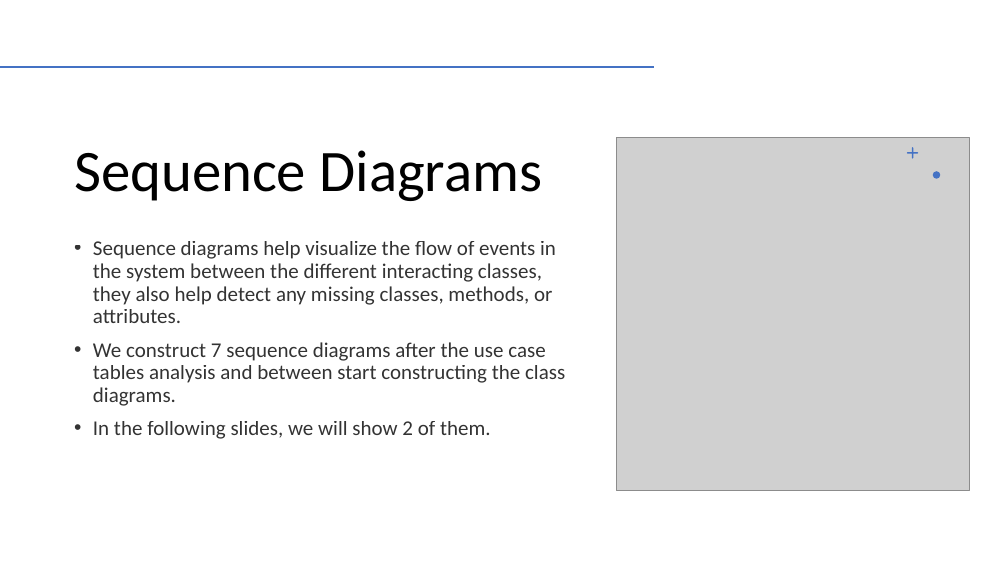
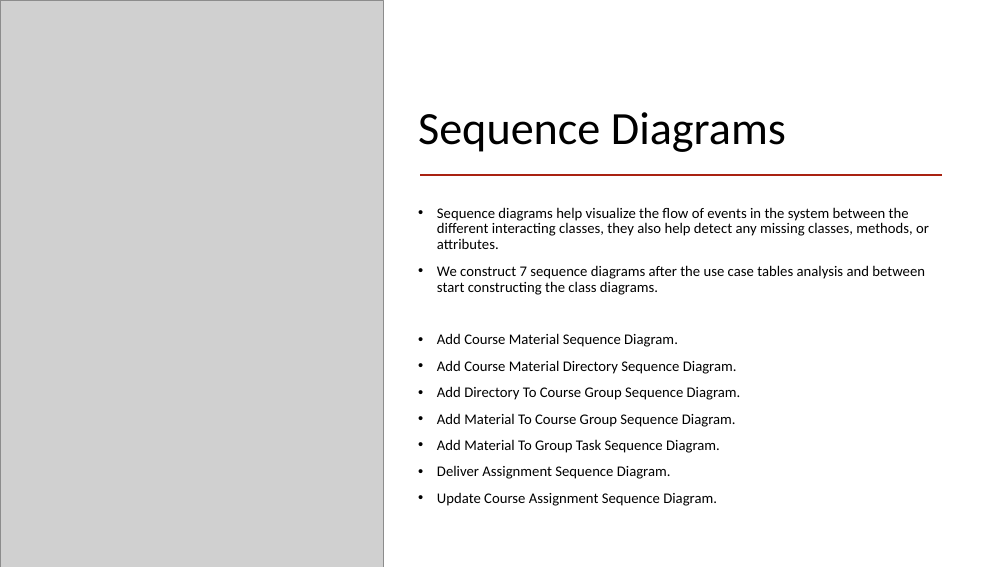
Before and after one commit to mounirsabry/Better_Ecom_GP, a slide deck: slide 22 of Discussions/Midyear_Discussion/presentation.pptx. Drawn at 1008x567 pixels with LibreOffice and Linux fonts; fonts in the diff are those of the drawing; grey boxes stand for pictures. Boxes give left, top, right and bottom in pixels: in the first picture for what was removed or moved away, otherwise in the second. Text is boxed around its words. In the diff, an @@ line names an element or a change of style, - is before the commit and + after.

```diff
--- a/Discussions/Midyear_Discussion/presentation.pptx
+++ b/Discussions/Midyear_Discussion/presentation.pptx
@@ picture: place and size @@
-picture at (616, 138, 969, 491)
+picture at (0, 0, 383, 567)
@@ title "Sequence Diagrams": place and size @@
-title "Sequence Diagrams" at (74, 150, 542, 201)
+title "Sequence Diagrams" at (418, 112, 786, 152)
@@ title "Sequence Diagrams" at (418, 112, 786, 152): size 56 to 44 pt @@
@@ line removed from (0, 67) to (653, 67) @@
@@ freeform shape removed at (907, 147, 919, 159) @@
@@ line added from (420, 175) to (942, 175), #A92211 1.5 pt @@
@@ freeform shape removed at (933, 171, 941, 178) @@
@@ text "Sequence diagrams help visualize the ...": place and size @@
-text "Sequence diagrams help visualize the ..." at (93, 241, 565, 439)
+text "Sequence diagrams help visualize the ..." at (437, 207, 929, 506)
@@ text at (437, 207, 929, 295): size 20 to 14 pt, text colour #000000 at 80% opacity to #000000 in "Sequence diagrams help visualize the flow of ...", "We construct 7 sequence diagrams after the ..." @@
@@ text at (437, 333, 741, 506): text changed; size 20 to 14 pt; text colour #000000 at 80% opacity to #000000 @@
-• In the following slides, we will show 2 of them.
+• Add Course Material Sequence Diagram.
+• Add Course Material Directory Sequence Diagram.
+• Add Directory To Course Group Sequence Diagram.
+• Add Material To Course Group Sequence Diagram.
+• Add Material To Group Task Sequence Diagram.
+• Deliver Assignment Sequence Diagram.
+• Update Course Assignment Sequence Diagram.
```
Also in this commit, not shown: 9 other slides changed, 3 slides added, 2 slides removed, 2 other files.
